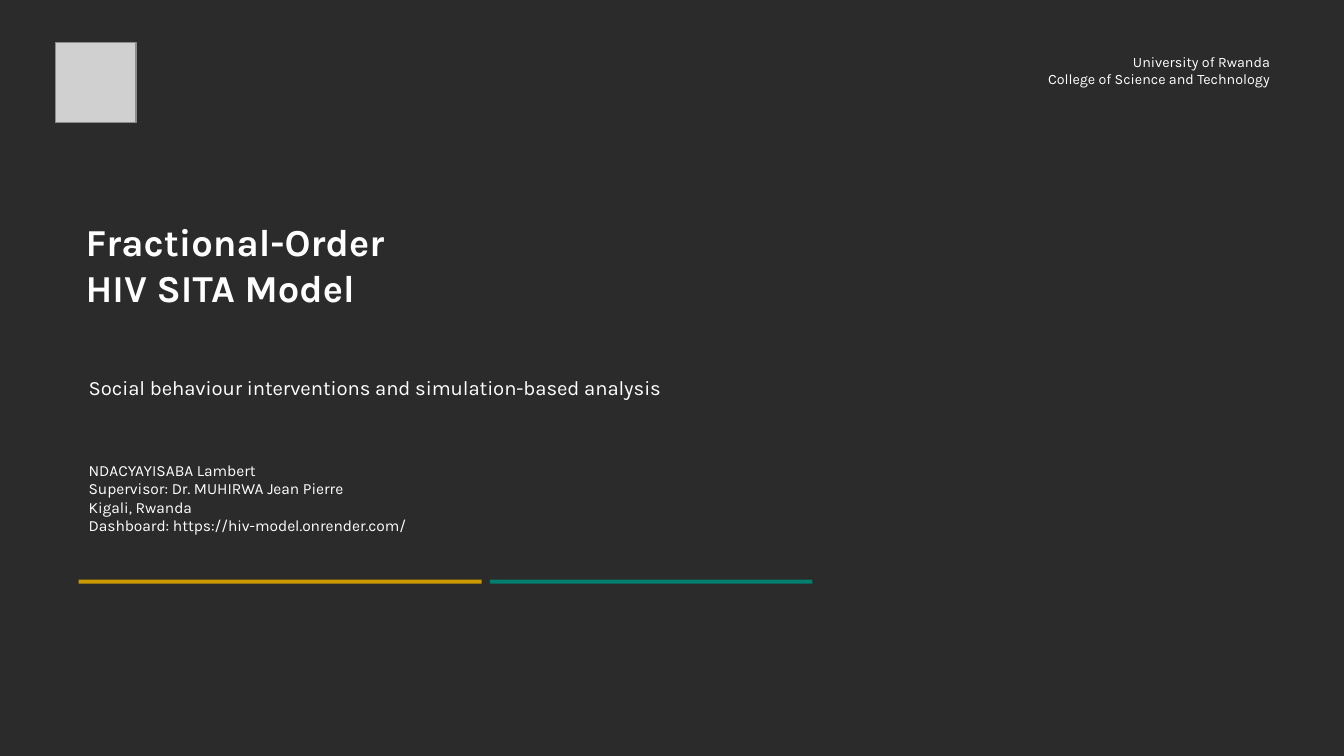
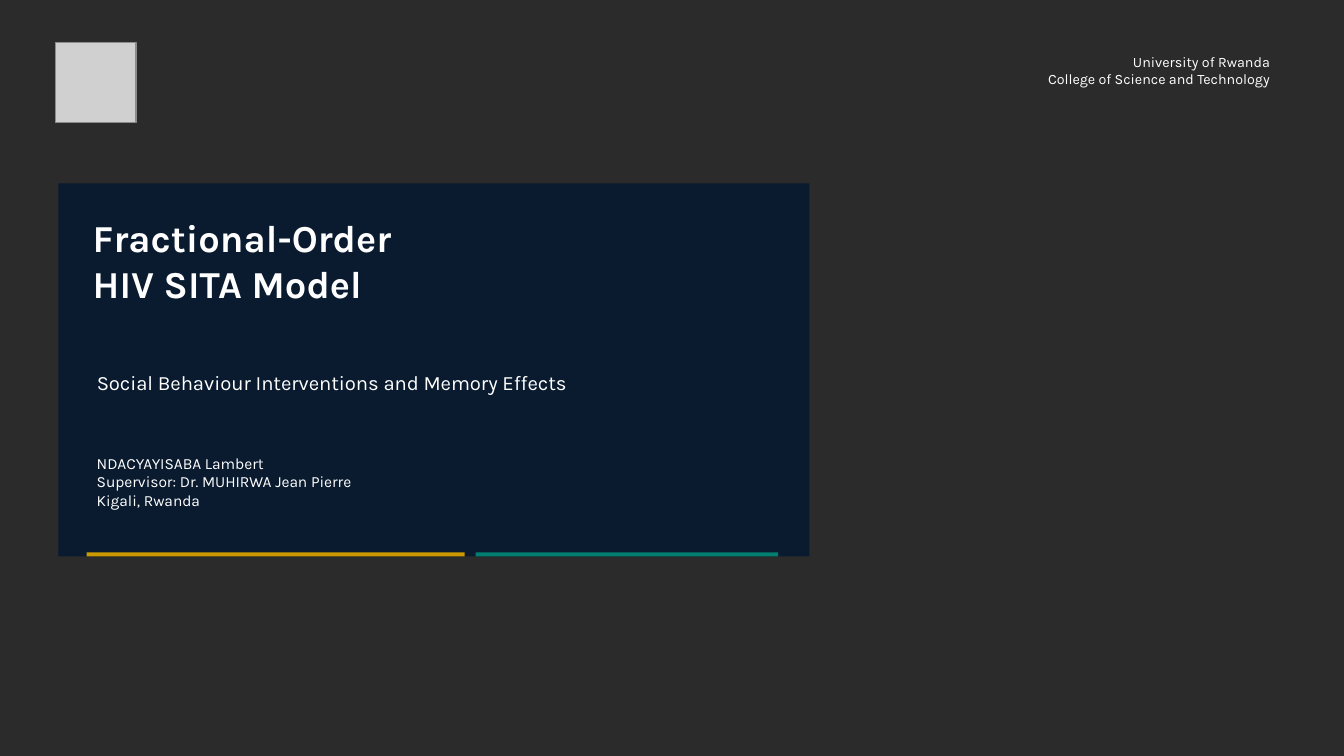
Before and after one commit to Lambert-01/HIV-MODEL, a slide deck: slide 1 of presentation/FracHIV_SITA_Presentation.pptx. Drawn at 1344x756 pixels with LibreOffice and Linux fonts; fonts in the diff are those of the drawing; grey boxes stand for pictures; background and template pictures are left out; a plain dark background stands for a picture behind light text. Boxes give left, top, right and bottom in pixels: in the first picture for what was removed or moved away, otherwise in the second. Text is boxed around its words. In the diff, an @@ line names an element or a change of style, - is before the commit and + after.

Commit message:
Update FracHIV SITA presentation with revised content, formatting, and dashboard links

```diff
--- a/presentation/FracHIV_SITA_Presentation.pptx
+++ b/presentation/FracHIV_SITA_Presentation.pptx
@@ rectangle added at (58,184,810,557), fill #0A1B30 @@
@@ text "Fractional-Order": place and size @@
-text "Fractional-Order" at (86,229,385,303)
+text "Fractional-Order" at (93,225,392,299)
@@ text at (97,376,566,395): text changed @@
-Social behaviour interventions and simulation-based analysis
+Social Behaviour Interventions and Memory Effects
@@ text "NDACYAYISABA Lambert": place and size @@
-text "NDACYAYISABA Lambert" at (89,465,406,535)
+text "NDACYAYISABA Lambert" at (97,458,351,510)
@@ text at (89,519,406,535): paragraph removed @@
-Dashboard: https://hiv-model.onrender.com/
@@ rectangle: place and size @@
-rectangle at (79,580,482,584)
+rectangle at (87,553,465,557)
@@ rectangle: place and size @@
-rectangle at (490,580,813,584)
+rectangle at (476,553,778,557)
```
Also in this commit, not shown: 1 other slide changed, 1 slide added, 4 other files.
